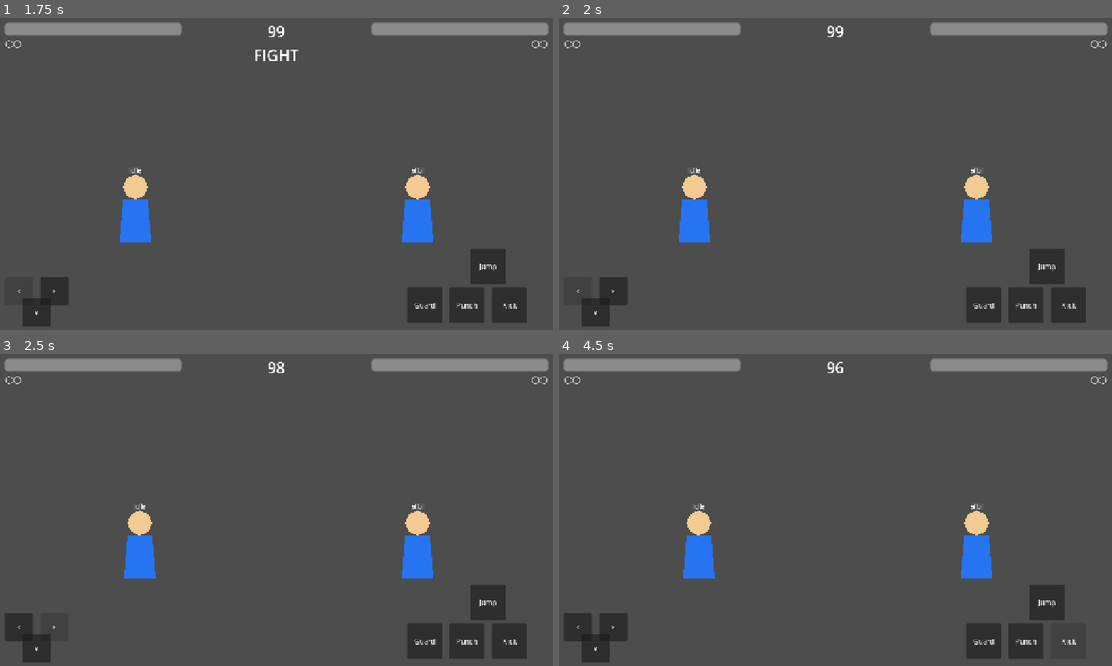
Above: before the commit, frames 1-4 (two rows, left to right).
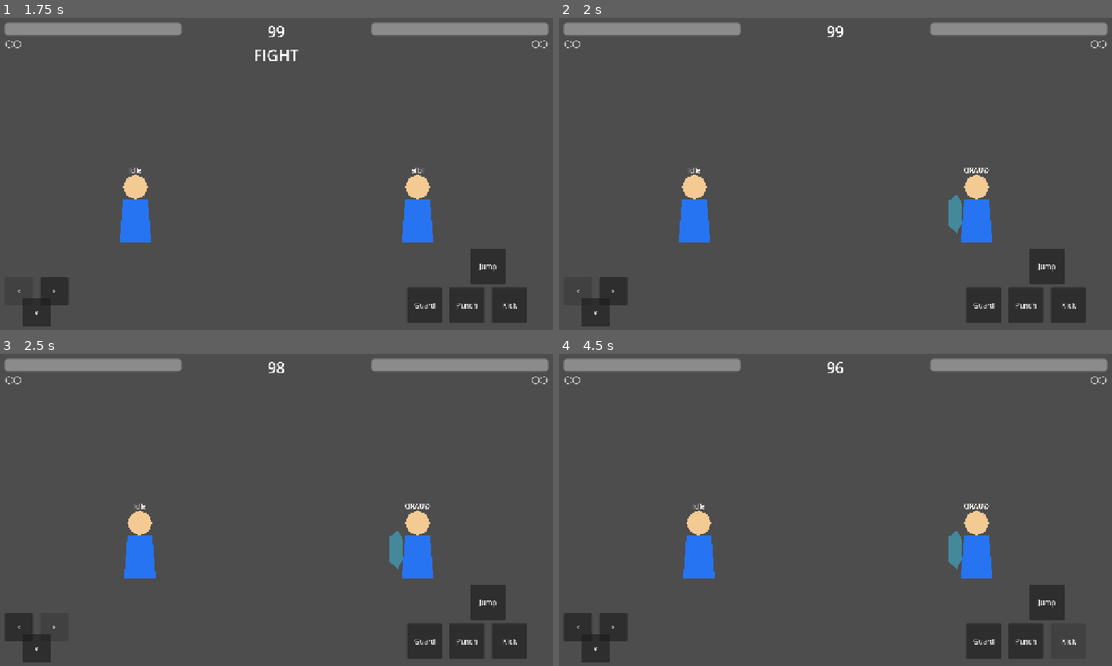
Above: after the commit, the same moments.

Repository: adamonine-stack/hashire-kaminari-dakkan-no-kobushi
Game: Godot game, scene res://scenes/Battle.tscn
The game is run twice, just before and just after one commit, with the same random seed, the same clock (stepped at 60 frames per second) and the same inputs.
Inputs:
- Up to frame 1 (1.75 s): click "Guard" at 0.5 s; click "<" at 1.25 s
- Up to frame 2 (2 s): no input
- Up to frame 3 (2.5 s): click ">" at 2 s
- Up to frame 4 (4.5 s): click "v" at 2.75 s; click "Punch" at 3.5 s; click "Kick" at 4.25 s

Frame 1 is identical in both runs. In frame 2, 0.3% of the frame differs, in the area x 70-78%, y 47-70%; in frame 3, 0.3%; in frame 4, 0.3%.
Error before the commit: Invalid assignment of property or key 'ai_guard_check_timer' with value of type 'float' on a base object of type 'CharacterBody2D (player_movement.gd)'. (res:/…

Commit message:
DEV024 implement guard system

Diff:
--- a/godot/scripts/player/player_movement.gd
+++ b/godot/scripts/player/player_movement.gd
@@ -27,9 +27,10 @@
 @export var invincibility_time := 0.3
 @export var input_enabled := true
 @export var can_guard := true
-@export var guard_damage_rate := 0.2
-@export var guard_hit_time := 0.25
-@export var guard_knockback_scale := 0.35
+@export var guard_damage_rate := 0.25
+@export var guard_hit_time := 0.15
+@export var guard_knockback_x := 80.0
+@export var guard_hit_stop_time := 0.03
 @export var throw_range := 40.0
 @export var throw_body_width := 72.0
 @export var throw_damage := 12
@@ -42,6 +43,12 @@
 @export var combo_timeout := 1.0
 @export var combo_log_enabled := true
 @export var cancel_window_time := 0.25
+@export var debug_state_label_enabled := true
+@export var ai_guard_enabled := true
+@export var ai_guard_chance := 0.25
+@export var ai_guard_check_interval := 0.35
+@export var ai_guard_min_time := 0.3
+@export var ai_guard_max_time := 1.0
 
 var gravity: float = ProjectSettings.get_setting("physics/2d/default_gravity")
 var current_hp := 100
@@ -82,6 +89,8 @@
 var can_cancel := false
 var cancel_window_timer := 0.0
 var current_attack_type := ""
+var ai_guard_check_timer := 0.0
+var ai_guard_timer := 0.0
 var weak_hit_se: AudioStreamPlayer2D
 var strong_hit_se: AudioStreamPlayer2D
 var guard_hit_se: AudioStreamPlayer2D
@@ -128,15 +137,17 @@
 
 	if input_enabled and not is_hit and not is_guard_hit and not _is_throw_busy():
 		_update_defensive_state()
-
-	if is_kicking or is_guarding or is_crouching or is_crouch_guarding or is_hit or is_guard_hit or _is_throw_busy():
+	elif _uses_ai_guard():
+		_update_ai_guard(delta)
+
+	if is_kicking or is_crouching or is_crouch_guarding or is_hit or _is_throw_busy():
 		direction = 0.0
 
-	if direction != 0.0 and not is_hit and not is_guard_hit and not _is_throw_busy():
+	if direction != 0.0 and not is_hit and not _is_throw_busy():
 		facing_direction = signf(direction)
 		visual_root.scale.x = facing_direction
 
-	if not is_hit and not is_guard_hit and not _is_throw_busy():
+	if not is_hit and not _is_throw_busy():
 		velocity.x = direction * move_speed
 
 	if is_on_floor():
@@ -179,7 +190,7 @@
 
 func _update_defensive_state() -> void:
 	var down_pressed := Input.is_action_pressed("down")
-	var guard_pressed := _is_holding_back_against_opponent()
+	var guard_pressed := Input.is_action_pressed("guard")
 
 	if not _can_start_guard_or_crouch():
 		_clear_guard_state()
@@ -192,7 +203,6 @@
 		is_crouch_guarding = down_pressed
 		is_crouching = false
 		guard_type = "crouch" if down_pressed else "stand"
-		velocity.x = 0.0
 		return
 
 	_clear_guard_state()
@@ -559,6 +569,10 @@
 	_start_hit_stop(frame_count)
 
 
+func start_hit_stop_seconds(duration: float) -> void:
+	_start_hit_stop_seconds(duration)
+
+
 func _apply_attack_to_target(target: Node, attack_data: Dictionary) -> void:
 	if not target.has_method("receive_attack"):
 		return
@@ -611,6 +625,8 @@
 	is_throw_escaping = false
 	throw_recovery_timer = 0.0
 	throw_escape_timer = 0.0
+	ai_guard_check_timer = 0.0
+	ai_guard_timer = 0.0
 	_clear_cancel_window()
 	current_attack_type = ""
 	_clear_pending_throw()
@@ -641,11 +657,11 @@
 	_enter_guard_hit_state()
 	apply_damage(_get_guard_damage(attack_data["damage"]))
 	_apply_guard_knockback(attack_data, attack_direction)
-	_start_hit_stop(attack_data["hit_stop_frames"])
+	_start_hit_stop_seconds(guard_hit_stop_time)
 	_spawn_guard_effect(hit_position)
 	_play_guard_se()
 	if attacker != null and attacker.has_method("start_hit_stop"):
-		attacker.start_hit_stop(attack_data["hit_stop_frames"])
+		attacker.start_hit_stop_seconds(guard_hit_stop_time)
 
 
 func _enter_guard_hit_state() -> void:
@@ -659,7 +675,7 @@
 
 
 func _apply_guard_knockback(attack_data: Dictionary, attack_direction: float) -> void:
-	velocity.x = attack_data["knockback_x"] * guard_knockback_scale * attack_direction
+	velocity.x = guard_knockback_x * attack_direction
 	if is_on_floor():
 		velocity.y = 0.0
 
@@ -673,7 +689,7 @@
 		return false
 	if not is_guarding:
 		return false
-	if not _is_holding_back_against_attacker(attacker):
+	if not _is_facing_attacker(attacker):
 		return false
 	return _is_attack_height_guardable(str(attack_data.get("attack_height", "middle")))
 
@@ -707,6 +723,60 @@
 	return is_guarding
 
 
+func _is_facing_attacker(attacker: Node) -> bool:
+	if not (attacker is Node2D):
+		return true
+
+	var direction_to_attacker := signf(attacker.global_position.x - global_position.x)
+	return direction_to_attacker == 0.0 or signf(facing_direction) == direction_to_attacker
+
+
+func _uses_ai_guard() -> bool:
+	return ai_guard_enabled and name == "Enemy" and is_round_active and not input_enabled and not is_hit and not is_guard_hit and not _is_throw_busy()
+
+
+func _update_ai_guard(delta: float) -> void:
+	if not _can_start_guard_or_crouch():
+		_clear_guard_state()
+		ai_guard_timer = 0.0
+		return
+
+	if ai_guard_timer > 0.0:
+		ai_guard_timer = maxf(ai_guard_timer - delta, 0.0)
+		is_guarding = true
+		is_crouch_guarding = false
+		is_crouching = false
+		guard_type = "stand"
+		_face_opponent()
+		return
+
+	_clear_guard_state()
+	ai_guard_check_timer = maxf(ai_guard_check_timer - delta, 0.0)
+	if ai_guard_check_timer > 0.0:
+		return
+
+	ai_guard_check_timer = ai_guard_check_interval
+	if randf() <= ai_guard_chance:
+		ai_guard_timer = randf_range(ai_guard_min_time, ai_guard_max_time)
+		is_guarding = true
+		is_crouch_guarding = false
+		is_crouching = false
+		guard_type = "stand"
+		_face_opponent()
+
+
+func _face_opponent() -> void:
+	var opponent := _get_opponent()
+	if not (opponent is Node2D):
+		return
+
+	var direction_to_opponent := signf(opponent.global_position.x - global_position.x)
+	if direction_to_opponent == 0.0:
+		return
+	facing_direction = direction_to_opponent
+	visual_root.scale.x = facing_direction
+
+
 func _get_opponent() -> Node:
 	var parent_node := get_parent()
 	if parent_node == null:
@@ -758,6 +828,10 @@
 
 func _start_hit_stop(frame_count: int) -> void:
 	hit_stop_timer = maxf(hit_stop_timer, float(frame_count) / 60.0)
+
+
+func _start_hit_stop_seconds(duration: float) -> void:
+	hit_stop_timer = maxf(hit_stop_timer, duration)
 
 
 func _update_hit_stop(delta: float) -> bool:
@@ -982,18 +1056,23 @@
 
 
 func _update_visual_state() -> void:
+	if not debug_state_label_enabled:
+		state_label.visible = false
+		return
+
+	state_label.visible = true
 	if is_throw_escaping:
 		state_label.text = "ThrowEscape"
 	elif is_throwing or is_throw_locked or is_throw_escape_pending:
 		state_label.text = "Throw"
 	elif is_guard_hit:
-		state_label.text = "GuardHit"
+		state_label.text = "BLOCKED"
 	elif is_hit:
 		state_label.text = "Hit"
 	elif is_crouch_guarding:
 		state_label.text = "CrouchGuard"
 	elif is_guarding:
-		state_label.text = "Guard"
+		state_label.text = "GUARD"
 	elif is_crouching:
 		state_label.text = "Crouch"
 	elif kick_active_timer > 0.0:
